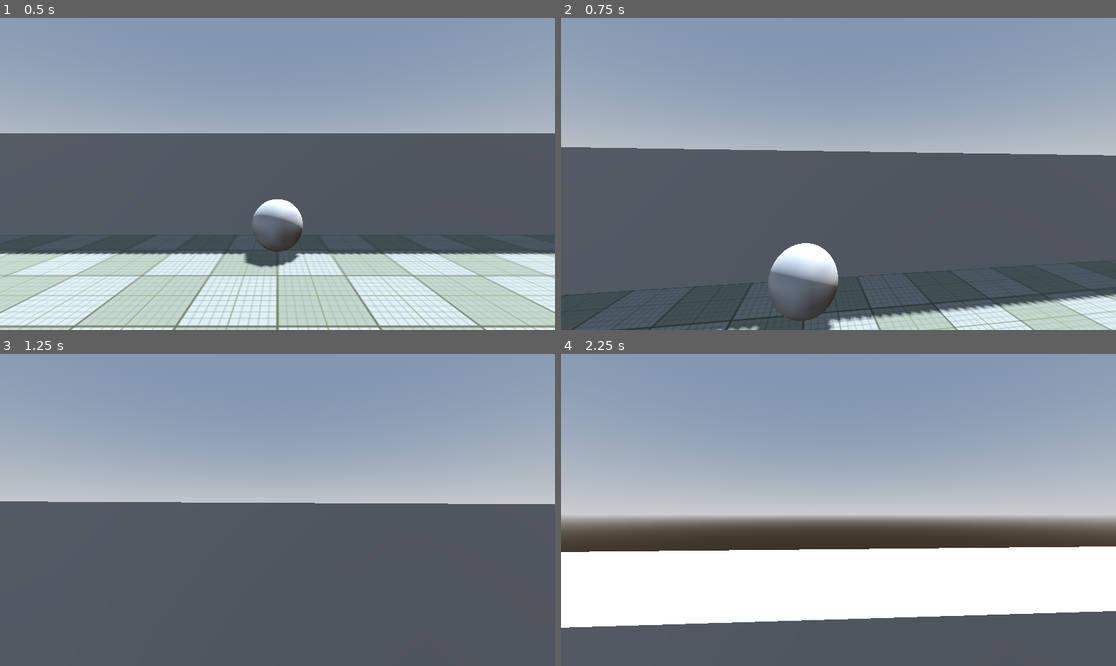
Above: before the commit, frames 1-4 (two rows, left to right).
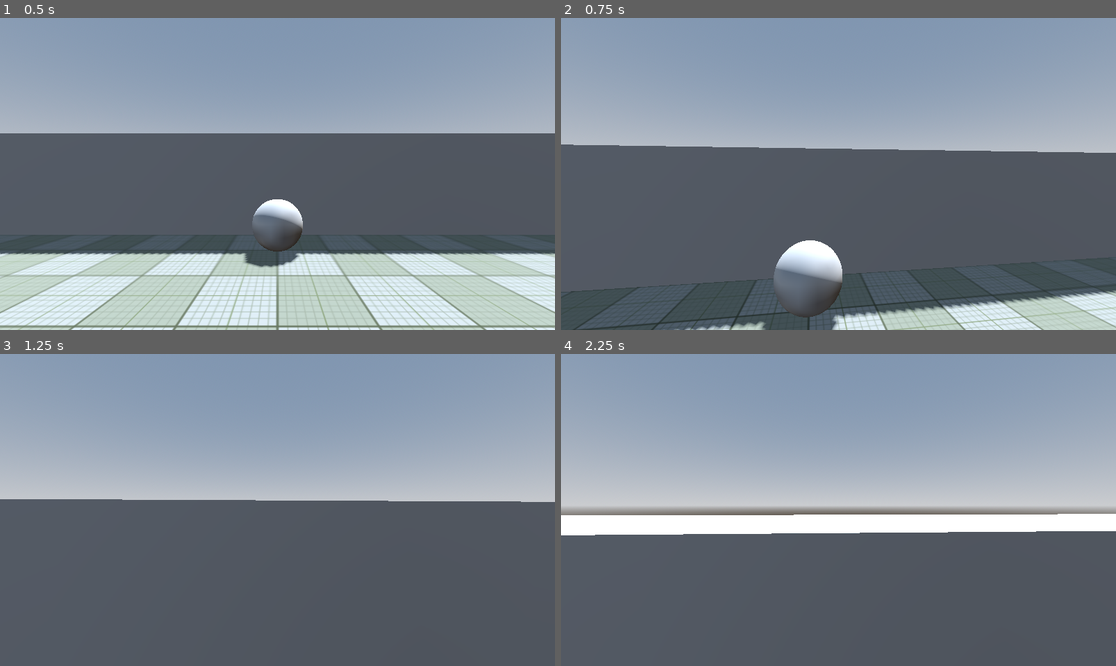
Above: after the commit, the same moments.

Repository: HFU-ABO/mein-erstes-cg-repo
Game: Godot game, scene res://main_3.tscn
Two runs of this game, one before a commit and one after it. Both use one fixed random seed, a clock stepped at 60 frames per second and the inputs below.
Inputs (mouse positions are in pixels of both pictures, inside the frame that each line leads up to):
- Up to frame 1 (0.5 s): no input
- Up to frame 2 (0.75 s): move the mouse to (866, 174) at 0.52 s; hold W (lower_arm_up) from 0.53 s (still down); tap Space (space) at 0.6 s
- Up to frame 3 (1.25 s): keep holding W (lower_arm_up)
- Up to frame 4 (2.25 s): keep holding W (lower_arm_up); move the mouse to (810, 510) at 1.27 s; tap Space (space) at 1.35, 2.1 s; move the mouse to (849, 503) at 2.02 s

Frame 1 is identical in both runs. In frame 2, 4.9% of the frame differs, in the area x 0-100%, y 40-100%; in frame 3, 0.8%; in frame 4, 36%, in the area x 0-100%, y 48-88%.

Commit message:
Updatet input

Diff:
--- a/mein-erstes-cg/character_body_3d.gd
+++ b/mein-erstes-cg/character_body_3d.gd
@@ -27,22 +27,18 @@
 		velocity.x = move_toward(velocity.x, 0, SPEED)
 		velocity.z = move_toward(velocity.z, 0, SPEED)
 
-	# ESC-Taste zum Freigeben/Einfangen der Maus
-	if Input.is_action_just_pressed("ui_cancel"):
-		if Input.mouse_mode == Input.MOUSE_MODE_CAPTURED:
+	if Input.mouse_mode == Input.MOUSE_MODE_CAPTURED:
+	# Handle Mouse speed to rotate player and tilt camera (using the CameraPivot setup)
+		var mouse_vel = Input.get_last_mouse_velocity()
+		var new_rot_y = rotation.y - mouse_vel.x * delta * camera_pan_speed
+		var new_rot_x = clampf($CameraPivot.rotation.x + mouse_vel.y * delta * camera_pan_speed, -0.27 * PI/2, 0.8 * PI/2)
+		rotation.y = new_rot_y
+		$CameraPivot.rotation.x = new_rot_x
+
+		if Input.is_action_just_pressed("ui_cancel"):
 			Input.mouse_mode = Input.MOUSE_MODE_VISIBLE
-		else:
+	else:
+		if Input.is_action_just_pressed("ui_cancel"):
 			Input.mouse_mode = Input.MOUSE_MODE_CAPTURED
 
 	move_and_slide()
-
-
-func _input(event):
-	if Input.mouse_mode == Input.MOUSE_MODE_CAPTURED:
-		if event is InputEventMouseMotion:
-			# Spieler um die Y-Achse drehen (Links / Rechts)
-			rotation.y -= event.relative.x * camera_pan_speed
-
-			# Kamera um die X-Achse neigen (Hoch / Runter) und limitieren
-			var target_rot_x = $CameraPivot.rotation.x - event.relative.y * camera_pan_speed
-			$CameraPivot.rotation.x = clampf(target_rot_x, -0.8 * PI/2, 0.8 * PI/2)
Not shown, changed: docs/index.html
Not shown, changed: docs/index.pck
